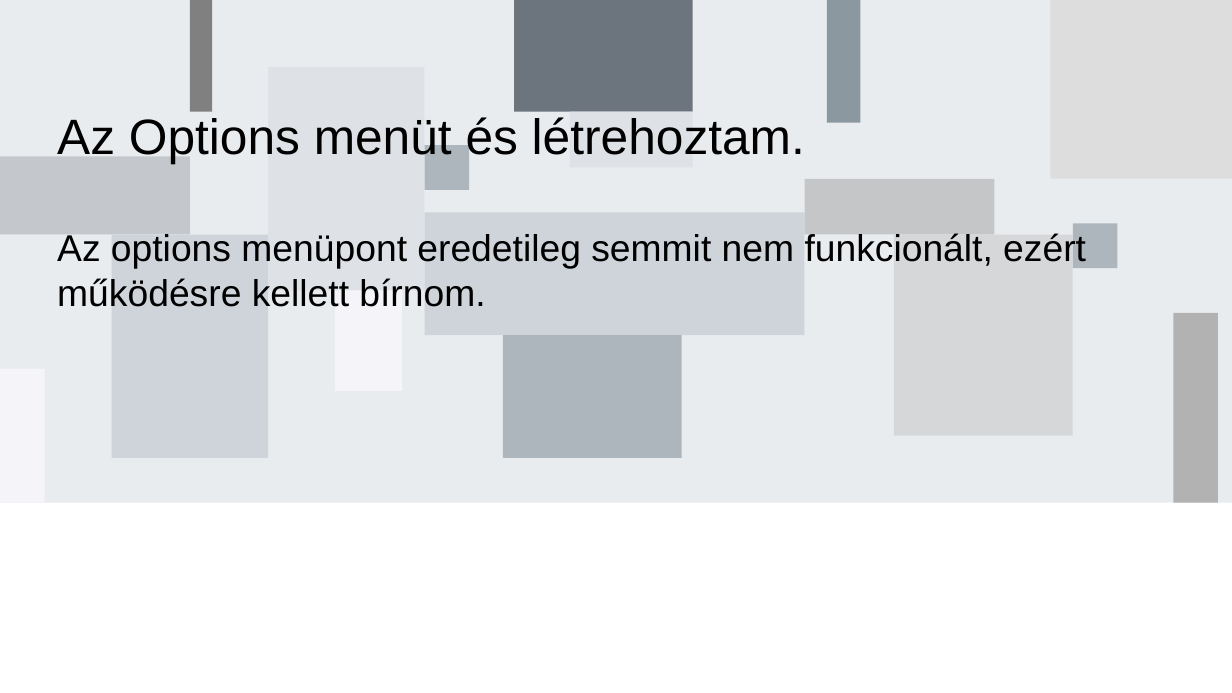
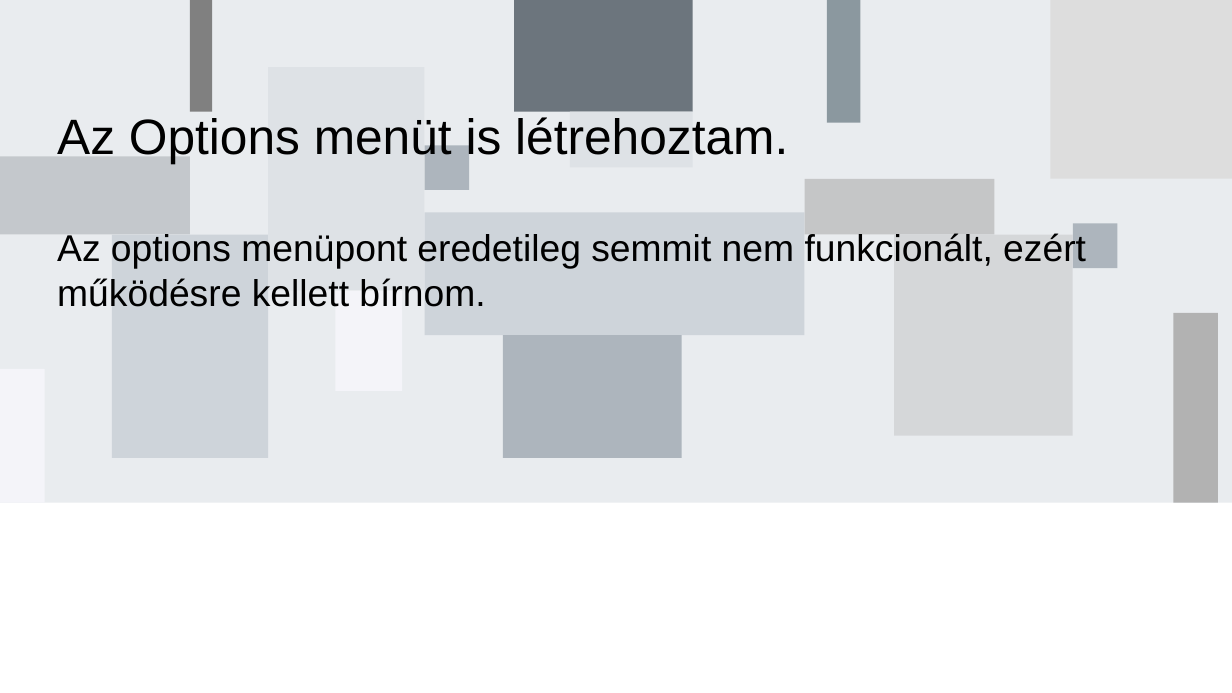
Before and after one commit to badam-dev/lvl_devil, a slide deck: slide 5 of lvl-devil.pptx. Drawn at 1232x693 pixels with LibreOffice and Linux fonts; fonts in the diff are those of the drawing. Boxes give left, top, right and bottom in pixels: in the first picture for what was removed or moved away, otherwise in the second. Text is boxed around its words. In the diff, an @@ line names an element or a change of style, - is before the commit and + after.

```diff
--- a/lvl-devil.pptx
+++ b/lvl-devil.pptx
@@ subtitle at <box>57,117,788,164</box>: text changed @@
-Az Options menüt és létrehoztam.
+Az Options menüt is létrehoztam.
```
Also in this commit, not shown: 1 other slide changed, 3 other files.
